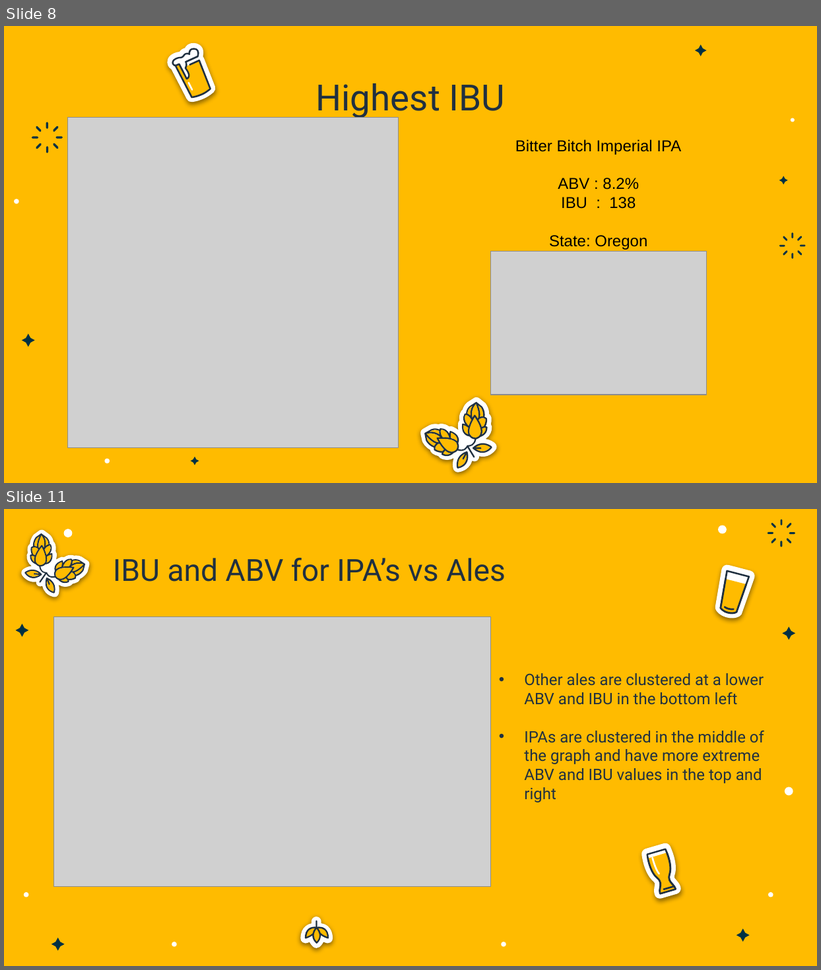
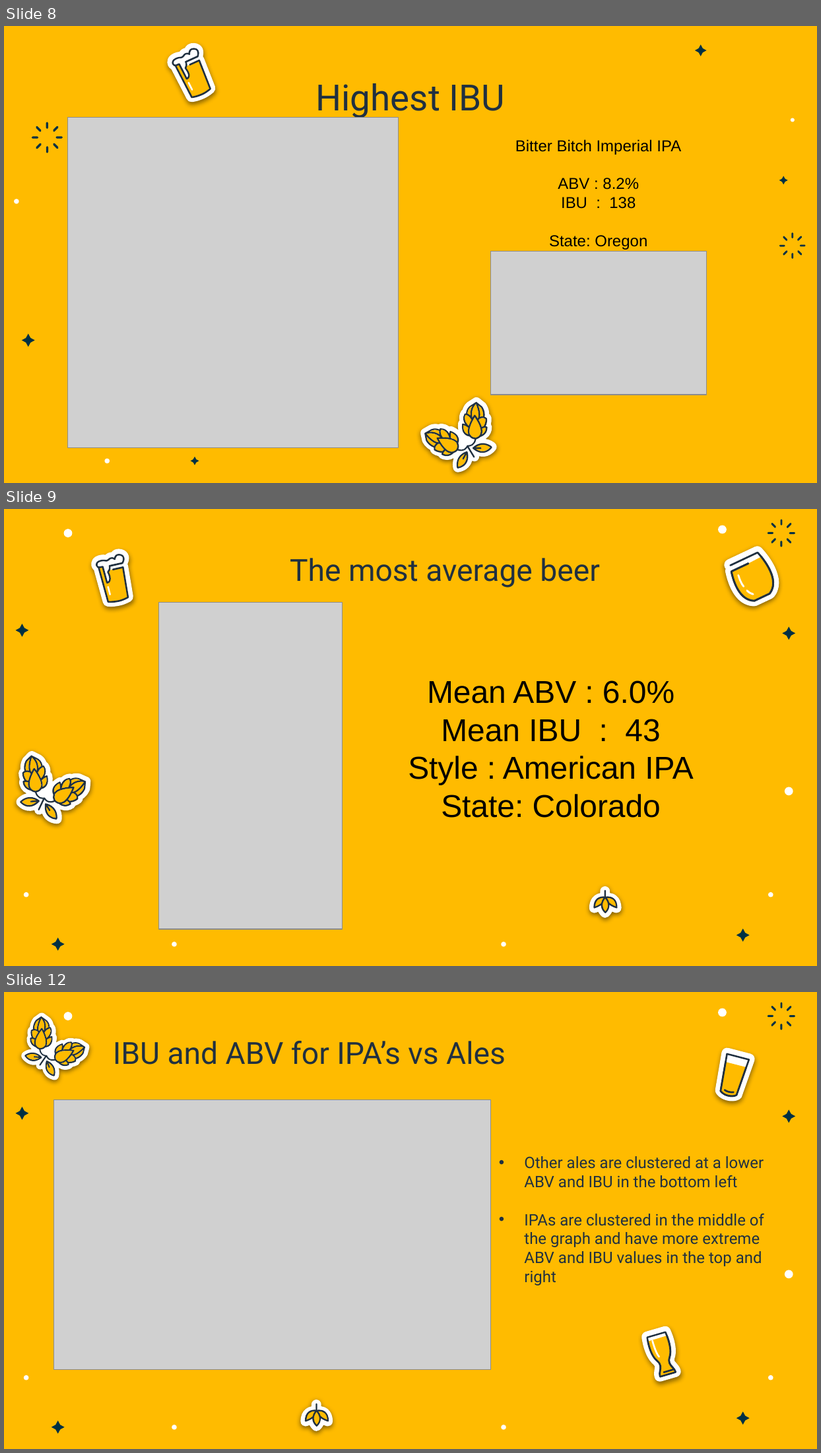
Before and after one commit to DotSumWedge/BreweryAnalysis, a slide deck: BeerAnalysisPresentation.pptx. Shown one above the other, each under a label of ours: slides 8 and 11 before the commit, slides 8, 9 and 12 after it; the slides between them are not shown. The pictures are 821x970 and 821x1453 pixels, drawn with LibreOffice and Linux fonts; fonts in the diff are those of the drawing; grey boxes stand for pictures. Boxes give left, top, right and bottom in pixels: in the first picture for what was removed or moved away, otherwise in the second. Text is boxed around its words. In the diff, an @@ line names an element or a change of style, - is before the commit and + after.

Commit message:
Added most average beer slide and credit slide

```diff
--- a/BeerAnalysisPresentation.pptx
+++ b/BeerAnalysisPresentation.pptx
@@ slide 9 added at <box>4,509,817,966</box>, background #FFBB00; not listed: 19 template elements that a slide beside it also shows @@
@@ text added at <box>290,558,600,588</box>, 27 pt, text #203040 @@
+The most average beer
@@ group added at <box>89,547,140,610</box>: 6 freeform shapes @@
@@ group added at <box>716,541,789,614</box>: 6 freeform shapes @@
@@ picture added at <box>159,603,343,930</box> @@
@@ text added at <box>408,681,694,818</box>, 28 pt, text #000000 @@
+Mean ABV : 6.0%
+Mean IBU : 43
+Style : American IPA
+State: Colorado
@@ group added at <box>4,749,95,832</box>: 22 freeform shapes @@
@@ group added at <box>589,887,622,918</box>: 5 freeform shapes @@
@@ what was slide 11 is now slide 12 @@
```
Also in this commit, not shown: 1 other slide added, 1 slide removed.
